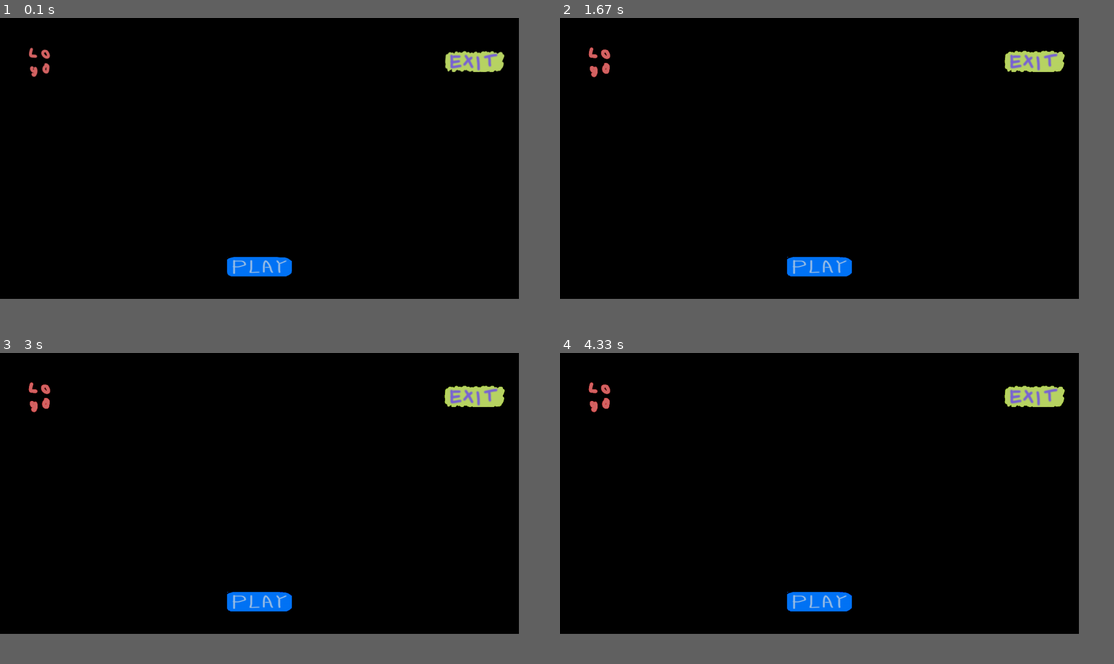
Above: before the commit, frames 1-4 (two rows, left to right).
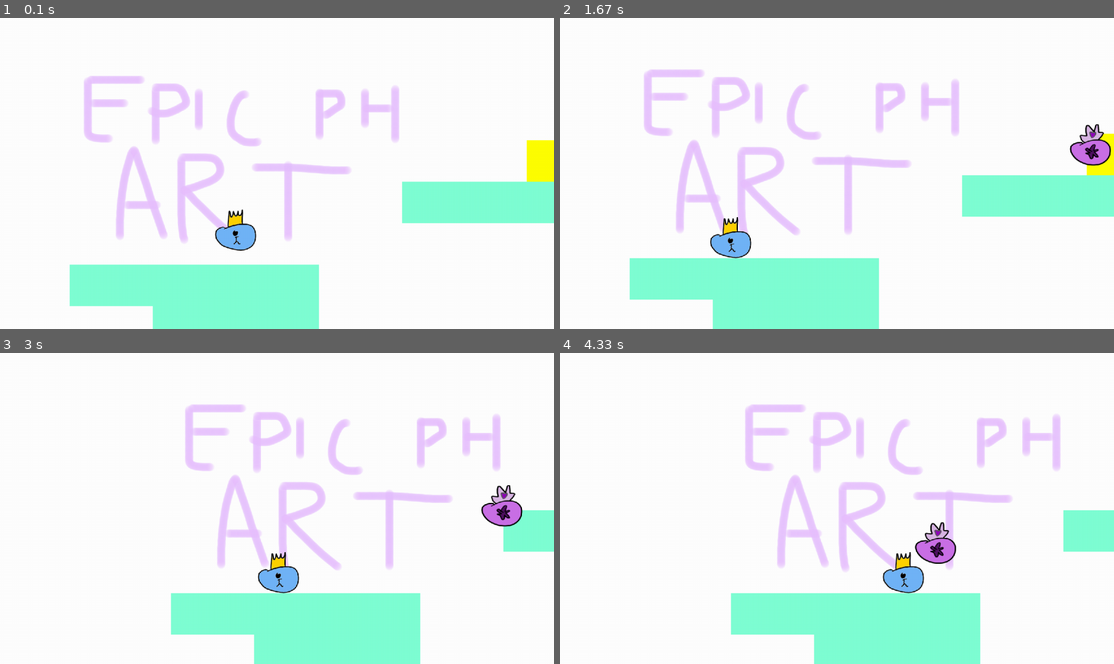
Above: after the commit, the same moments.

Repository: fall211/my-platformer
Game: pygame game, started from main.py
Two runs of this game, one before a commit and one after it. Both use one fixed random seed, a clock stepped at 60 frames per second and the inputs below.
Inputs:
- Up to frame 1 (0.1 s): no input
- Up to frame 2 (1.67 s): hold D 0.33-0.8 s; hold A 0.83-1.3 s; hold A from 1.33 s (still down)
- Up to frame 3 (3 s): release A at 1.87 s; hold A 1.9-2.3 s; hold D 2.33-2.97 s
- Up to frame 4 (4.33 s): hold A 3-3.47 s; hold D 3.5-3.97 s; hold D from 4 s (still down)
In our replay, the window is 843x457 before the commit and 900x506 after it. These sizes can differ from the game's own. Grey fills any space a smaller window leaves; there, only what the larger window draws over its background counts as a difference.

The runs differ from the first frame. In frame 1, 89% of the frame differs, in the area x 0-100%, y 0-100%; in frame 2, 89%; in frame 3, 88%; in frame 4, 88%.

Commit message:
made into a platformer instead

Diff:
--- a/camera.py
+++ b/camera.py
@@ -24,7 +24,7 @@
 		self.ground_rect = self.ground_surf.get_rect(topleft = (0,0))
 
 		# zoom
-		self.zoom_scale = 1
+		self.zoom_scale = 0.75
 		self.internal_surf_size = (2500,2500)
 		self.internal_surf = pygame.Surface(self.internal_surf_size, pygame.SRCALPHA)
 		self.internal_rect = self.internal_surf.get_rect(center = (self.half_w,self.half_h))
@@ -60,7 +60,7 @@
 		self.internal_surf.blit(self.ground_surf,ground_offset)
 
 		# active elements
-		for sprite in sorted(self.sprites(),key = lambda sprite: sprite.rect.centery):
+		for sprite in self.sprites(): #sorted(self.sprites(),key = lambda sprite: sprite.rect.centery): y-sort camera
 			offset_pos = sprite.rect.topleft - self.offset + self.internal_offset
 			self.internal_surf.blit(sprite.image,offset_pos)
 
--- a/enemy.py
+++ b/enemy.py
@@ -1,7 +1,8 @@
 import pygame
+from entity import Entity
 
 
-class Enemy(pygame.sprite.Sprite):
+class Enemy(Entity):
     def __init__(self,pos,group,target):
         super().__init__(group)
         self.image = pygame.image.load('placeholders/queenslimePH.png').convert_alpha()
@@ -10,14 +11,13 @@
         self.target = target
         self.speed = 5
 
-
     def movement(self):
         enemy_vec = pygame.math.Vector2(self.rect.center)
         target_vec = pygame.math.Vector2(self.target.rect.center)
         self.distance = (target_vec - enemy_vec).magnitude()
 
 
-        if self.distance <= 400 and self.distance >= 10:
+        if self.distance >= 10: #and self.distance <= 1200:
             self.direction = (target_vec - enemy_vec).normalize()
         else: self.direction = pygame.math.Vector2()
 
--- /dev/null
+++ b/entity.py
@@ -0,0 +1,28 @@
+import pygame
+
+
+class Entity(pygame.sprite.Sprite):
+	def __init__(self,groups):
+		super().__init__(groups)
+		self.direction = pygame.math.Vector2()
+		self.gravity = 1
+		self.jump_speed = 20
+
+
+	def horiz_collision(self):
+		for sprite in self.obstacle_sprites:
+			if self.rect.colliderect(sprite.rect):
+				if self.direction.x < 0:
+					self.rect.left = sprite.rect.right
+				if self.direction.x > 0:
+					self.rect.right = sprite.rect.left
+
+	def vert_collision(self):
+		for sprite in self.obstacle_sprites:
+			if self.rect.colliderect(sprite.rect):
+				if self.direction.y > 0:
+					self.rect.bottom = sprite.rect.top
+					self.direction.y = 0
+				if self.direction.y < 0:
+					self.rect.top = sprite.rect.bottom
+					self.direction.y = 0
--- a/global_.py
+++ b/global_.py
@@ -1,5 +1,5 @@
 import pygame
 
 class Global:
-        state = 'main menu'
+        state = 'game level'
         mouseclick_event = pygame.MOUSEBUTTONDOWN
--- a/level.py
+++ b/level.py
@@ -1,7 +1,7 @@
 import pygame
 from settings import *
 from player import Player
-from map import Map, StartLogo
+from map import StartLogo, Tile
 from button import Button
 from camera import CameraGroup
 from global_ import Global
@@ -9,42 +9,79 @@
 
 
 class Level:
-    def __init__(self):
+	def __init__(self):
 
-        self.display_surface = pygame.display.get_surface()
+		self.display_surface = pygame.display.get_surface() #display surface
 
-        self.game_sprites = pygame.sprite.Group()
-        self.game_sprites.add(Map())
-        self.hidden_sprites = pygame.sprite.Group()
-        self.menu_sprites = pygame.sprite.Group()
-        self.menu_sprites.add(StartLogo())
+		self.menu_sprites = pygame.sprite.Group() #sprite group for main menu
+		self.menu_sprites.add(StartLogo()) #this could be changed into an instance of class
 
-        self.camera_group = CameraGroup()
-        self.player = Player((width/2,height/2),self.camera_group)
-        self.enemy = Enemy((100,100),self.camera_group,self.player)
-
-    def run(self):
-        #update/draw game
+		self.obstacle_sprites = pygame.sprite.Group() #anything in here can be collided with
 
 
-        if Global.state == 'game level':
-            self.game_sprites.draw(self.display_surface)
-            self.game_sprites.update()
-
-            self.camera_group.update()
-            self.camera_group.custom_draw(self.player)
+		self.camera_group = CameraGroup() #anything in here will be drawn, nothing else!
 
 
-        elif Global.state == 'main menu':
-            self.menu_sprites.draw(self.display_surface)
-            self.menu_sprites.update()
+		self.level_setup(LEVEL_MAP)
+		self.spawn_initial_enemies(LEVEL_MAP)
 
-            #exit button
-            exit_button = Button('placeholders/exitbuttonPH.png',(1100,100),Button.exit_game)
-            exit_button.when_clicked(Global.mouseclick_event)
-            self.display_surface.blit(exit_button.image, exit_button.rect)
+	def level_setup(self,levelmap):
+		self.level_map = levelmap
+		for row_index,row in enumerate(self.level_map):
+			for col_index,col in enumerate(row):
+				x = col_index * TILE_SIZE
+				y = row_index * TILE_SIZE
+				if col == 'X':
+					Tile((x,y), "aquamarine", [self.camera_group,self.obstacle_sprites])
+				if col == 'P':
+					self.player = Player((x,y),self.camera_group,self.obstacle_sprites) #player instance on entity class
+				if col == 'T':
+					self.teleporter = Tile((x,y), "yellow", self.camera_group)
 
-            #start button
-            start_button = Button('placeholders/startbuttonPH.png',(600,575),Button.start_game)
-            start_button.when_clicked(Global.mouseclick_event)
-            self.display_surface.blit(start_button.image, start_button.rect)
+
+	def spawn_initial_enemies(self, levelmap):
+		self.level_map = levelmap
+		for row_index,row in enumerate(self.level_map):
+			for col_index,col in enumerate(row):
+				x = col_index * TILE_SIZE
+				y = row_index * TILE_SIZE
+				if col == 'E':
+					self.enemy = Enemy((x,y),self.camera_group,self.player) #enemy instance of entity class
+
+	def change_level(self,levelmap):
+		self.level_map = levelmap
+		self.camera_group.empty()
+		self.obstacle_sprites.empty()
+		self.level_setup(self.level_map)
+		self.spawn_initial_enemies(self.level_map)
+
+	def tp_check(self):
+		for sprite in self.camera_group:
+			if self.player.rect.colliderect(self.teleporter.rect):
+				self.change_level(LEVEL_MAP_2)
+
+	def run(self):
+		#update/draw game
+
+
+		if Global.state == 'game level':
+
+
+			self.camera_group.update()
+			self.camera_group.custom_draw(self.player)
+			self.tp_check()
+
+
+		elif Global.state == 'main menu':
+			self.menu_sprites.draw(self.display_surface)
+			self.menu_sprites.update()
+
+			#exit button
+			exit_button = Button('placeholders/exitbuttonPH.png',(1100,100),Button.exit_game)
+			exit_button.when_clicked(Global.mouseclick_event)
+			self.display_surface.blit(exit_button.image, exit_button.rect)
+
+			#start button
+			start_button = Button('placeholders/startbuttonPH.png',(600,575),Button.start_game)
+			start_button.when_clicked(Global.mouseclick_event)
+			self.display_surface.blit(start_button.image, start_button.rect)
--- a/main.py
+++ b/main.py
@@ -8,8 +8,8 @@
 class Game:
     def __init__(self):
         pygame.init()
-        screen = pygame.display.set_mode((width, height))
-        pygame.display.set_caption('My Game')
+        screen = pygame.display.set_mode((WIDTH, HEIGHT))
+        pygame.display.set_caption('Platformer Game')
         self.clock = pygame.time.Clock()
 
         self.level = Level()
@@ -28,7 +28,7 @@
             self.level.run()
 
             pygame.display.update() #update the screen when While True is on
-            self.clock.tick(fps)
+            self.clock.tick(FPS)
 
 
 
--- a/map.py
+++ b/map.py
@@ -1,16 +1,19 @@
 import pygame
 from settings import *
-from sys import exit
-from global_ import Global
 
-class Map(pygame.sprite.Sprite):
-    def __init__(self):
-        super().__init__()
-        self.image = pygame.image.load('placeholders/bgPH.png').convert_alpha()
-        self.rect = self.image.get_rect(topleft=(0,0))
+
 
 class StartLogo(pygame.sprite.Sprite):
     def __init__(self):
         super().__init__()
         self.image = pygame.image.load('placeholders/logoPH.png').convert_alpha()
         self.rect = self.image.get_rect(center =(100,100))
+
+class Tile(pygame.sprite.Sprite):
+    def __init__(self, pos, color, groups):
+        super().__init__(groups)
+        self.color = color
+
+        self.image = pygame.Surface((TILE_SIZE,TILE_SIZE))
+        self.image.fill(self.color)
+        self.rect = self.image.get_rect(topleft=pos)
--- a/player.py
+++ b/player.py
@@ -1,24 +1,35 @@
 import pygame
+from entity import Entity
 
-class Player(pygame.sprite.Sprite):
-    def __init__(self,pos,group):
+class Player(Entity):
+    def __init__(self,pos,group,obstacle_sprites):
         super().__init__(group)
         self.image = pygame.image.load('placeholders/playerPH.png').convert_alpha()
         self.rect = self.image.get_rect(center = pos)
-        self.direction = pygame.math.Vector2()
         self.speed = 10
+        self.obstacle_sprites = obstacle_sprites
 
 
     def player_input(self):
         keys = pygame.key.get_pressed()
-        if keys[pygame.K_w]: self.direction.y = -1
-        elif keys[pygame.K_s]: self.direction.y = 1
-        else: self.direction.y = 0
+
         if keys[pygame.K_a]: self.direction.x = -1
         elif keys[pygame.K_d]: self.direction.x = 1
         else: self.direction.x = 0
 
+        if keys[pygame.K_SPACE]:
+            self.direction.y = -self.jump_speed
+
+    def player_gravity(self):
+        self.direction.y += self.gravity
+        self.rect.y += self.direction.y
 
     def update(self):
         self.player_input()
-        self.rect.center += self.direction * self.speed
+        self.rect.x += self.direction.x * self.speed
+        self.horiz_collision()
+        self.player_gravity()
+        self.vert_collision()
+
+        #simple collision
+        #if self.rect.y > HEIGHT: self.rect.y = HEIGHT
--- a/settings.py
+++ b/settings.py
@@ -1,3 +1,31 @@
-width = 1200
-height = 650
-fps = 60
+WIDTH = 1280
+HEIGHT = 720
+FPS = 60
+
+LEVEL_MAP = [
+'                                                          ',
+'               E                                         X',
+'           T                      XXX                 XXXX',
+'        XXXX           XX                    XXX      X  X',
+'    P                                                    X',
+'XXXXXX         XX         XX          XXX             XXXX',
+'  XXXX       XX                                          X',
+'  XX    X  XXXX    XX  XX      XXXXXXX       XXXXXXXX    X',
+'        X  XXXX    XX  XXX          XX          XXXXX    X',
+'     XXXX  XXXXXX  XX  XXXX        XXX    XX     XXXX    X',
+'    XXXXX  XXXXXX  XX  XXXXX    XXXXXXXX         XXXX  XXX']
+
+LEVEL_MAP_2 = [
+'                                                          ',
+'    P                                                     ',
+'  XXXX                                                    ',
+'                                                          ',
+'                            XXXX                          ',
+'            XXXXX                                         ',
+'                                                          ',
+'                                            T             ',
+'                                         XXXX             ',
+'                                                          ',
+'                                                          ']
+
+TILE_SIZE = 128
Binary file changed: placeholders/playerPH.png
Binary file changed: placeholders/queenslimePH.png
